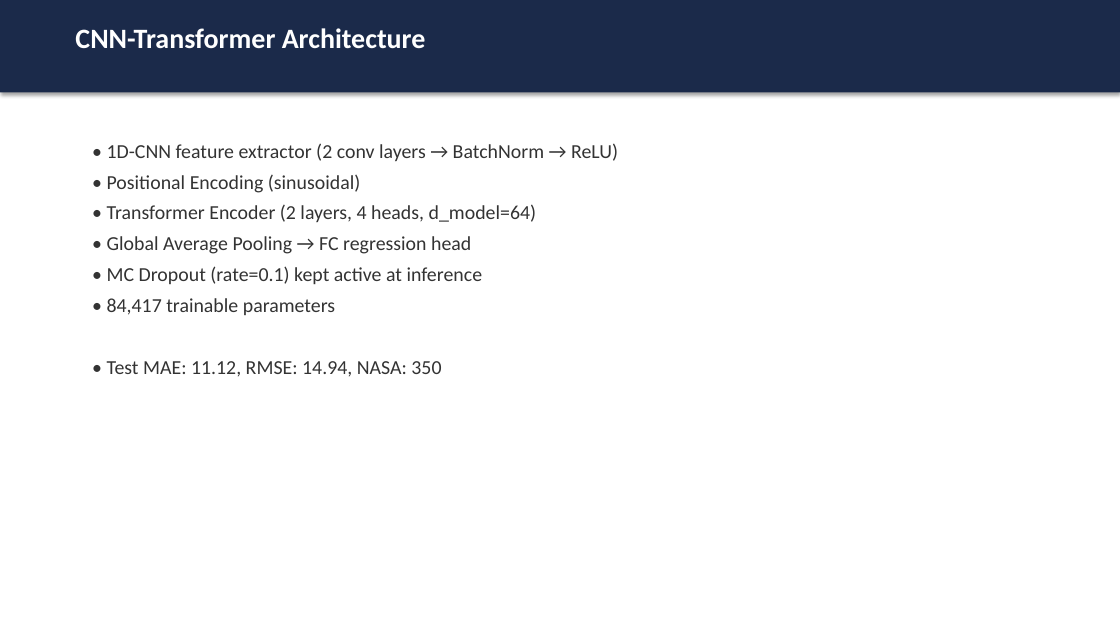
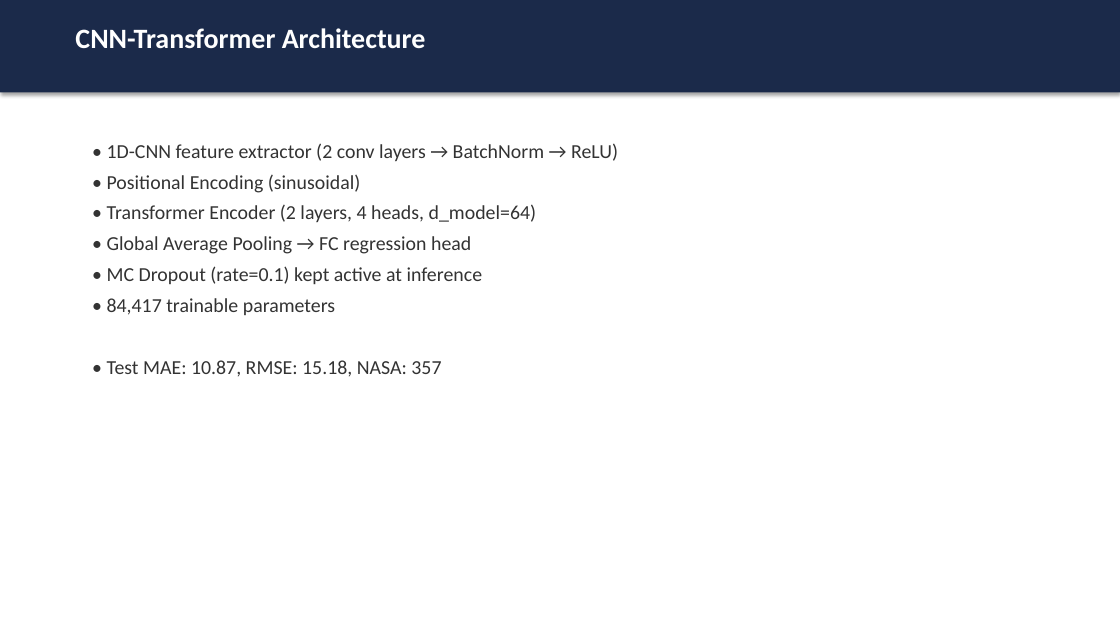
Before and after one commit to ArnabbLank/Predictive-Maintenance-RCA, a slide deck: slide 30 of reports/mid_semester_presentation.pptx. Drawn at 1120x630 pixels with LibreOffice and Linux fonts; fonts in the diff are those of the drawing. Boxes give left, top, right and bottom in pixels: in the first picture for what was removed or moved away, otherwise in the second. Text is boxed around its words. In the diff, an @@ line names an element or a change of style, - is before the commit and + after.

```diff
--- a/reports/mid_semester_presentation.pptx
+++ b/reports/mid_semester_presentation.pptx
@@ text at box(107, 360, 441, 377): text changed @@
-• Test MAE: 11.12, RMSE: 14.94, NASA: 350
+• Test MAE: 10.87, RMSE: 15.18, NASA: 357
```
Also in this commit, not shown: 9 other slides changed, 37 other files.
